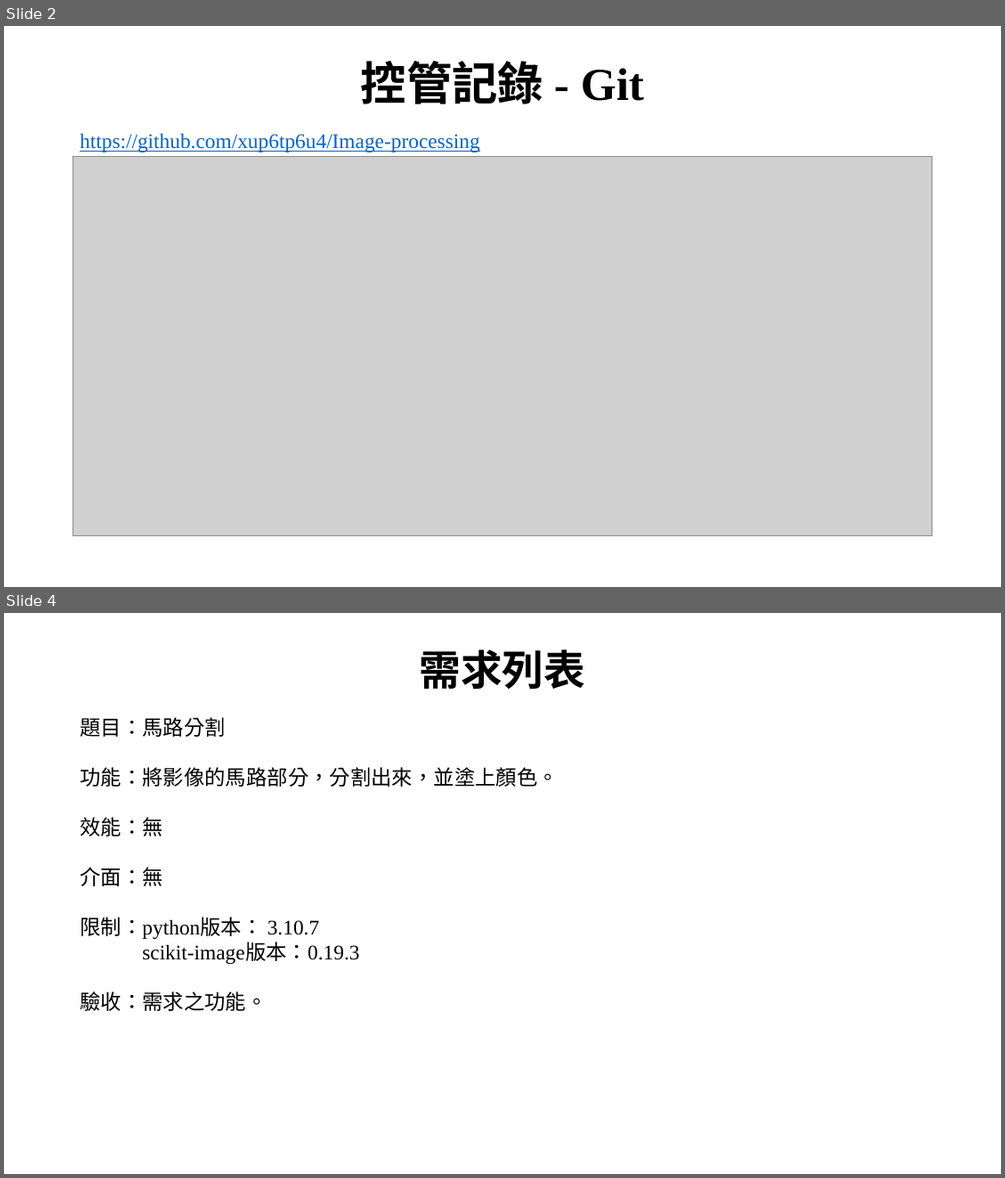
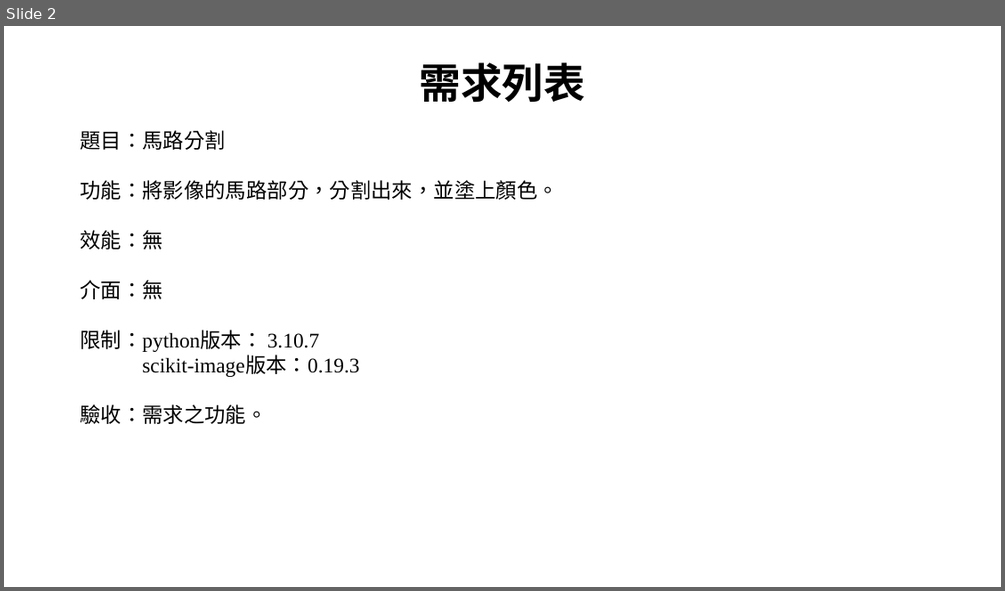
Before and after one commit to xup6tp6u4/Image-processing, a slide deck: 馬路分割_F112112136_林宸毅.pptx. Shown one above the other, each under a label of ours: slides 2 and 4 before the commit, slide 2 after it; the slides between them are not shown. The pictures are 1005x1178 and 1005x591 pixels, drawn with LibreOffice and Linux fonts; fonts in the diff are those of the drawing; grey boxes stand for pictures; background and template pictures are left out. Boxes give left, top, right and bottom in pixels: in the first picture for what was removed or moved away, otherwise in the second. Text is boxed around its words. In the diff, an @@ line names an element or a change of style, - is before the commit and + after.

```diff
--- a/馬路分割_F112112136_林宸毅.pptx
+++ b/馬路分割_F112112136_林宸毅.pptx
@@ slide 2 removed at bbox=[4, 26, 1001, 587], background picture (left out) @@
@@ title removed at bbox=[361, 61, 644, 104] @@
-控管記錄 - Git
@@ picture removed at bbox=[73, 156, 933, 535] @@
@@ text removed at bbox=[80, 133, 480, 152] @@
-https://github.com/xup6tp6u4/Image-processing
@@ what was slide 4 is now slide 2 @@
```
Also in this commit, not shown: 4 slides changed, 3 other slides removed.
